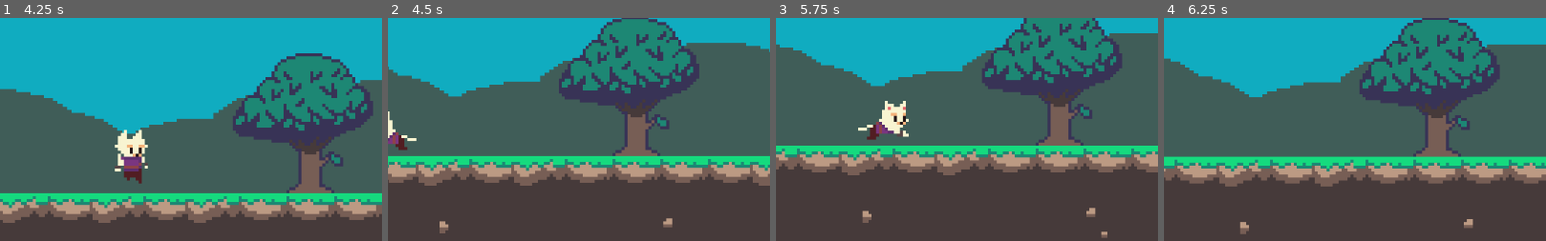
Above: before the commit, frames 1-4 (left to right).
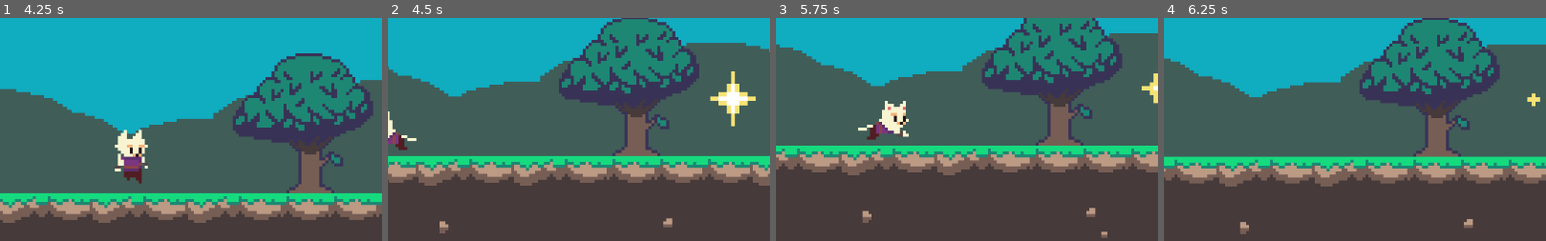
Above: after the commit, the same moments.

Repository: MaximoYT201/Game
Game: Godot game, scene res://Scenes/Mundo1.tscn
Same seed, same stepped clock (60 frames per second), same inputs: the game is played once before the commit and once after it.
Inputs:
- Up to frame 1 (4.25 s): hold Shift 0.53-1.28 s; hold Right 0.53-2.03 s; tap Space at 0.77, 1.52, 3.02, 3.77 s; tap J at 1.35, 2.85 s; hold Left 2.03-2.78 s; hold Shift 2.03-2.78 s; hold Right from 2.78 s (still down); hold Shift from 3.53 s (still down)
- Up to frame 2 (4.5 s): release Right at 4.28 s; release Shift at 4.28 s; hold Left from 4.28 s (still down); tap J at 4.35 s
- Up to frame 3 (5.75 s): tap Space at 4.52 s; release Left at 5.03 s; hold Right from 5.03 s (still down); hold Shift from 5.03 s (still down)
- Up to frame 4 (6.25 s): release Right at 5.78 s; release Shift at 5.78 s; hold Left from 5.78 s (still down); tap J at 5.85 s; tap Space at 6.02 s
The pictures show only the part of the screen within x 50-100%, y 44-94%; the shares and areas given below are measured in that part.

Frame 1 is identical in both runs. In frame 2, 1.0% of the frame differs, in the area x 84-97%, y 23-49%; in frame 3, 0.3%; in frame 4, 0.1%.

Commit message:
Objeto para activar dash

Diff:
--- /dev/null
+++ b/Scenes/ItemDash.tscn
@@ -0,0 +1,105 @@
+[gd_scene load_steps=6 format=2]
+
+[ext_resource path="res://Scrips/ItemDash.gd" type="Script" id=1]
+[ext_resource path="res://Rocky Roads/Rocky Roads/FX/shine.png" type="Texture" id=2]
+
+[sub_resource type="CircleShape2D" id=1]
+radius = 14.0357
+
+[sub_resource type="Animation" id=2]
+resource_name = "Idle"
+length = 1.2
+loop = true
+tracks/0/type = "value"
+tracks/0/path = NodePath("Sprite:hframes")
+tracks/0/interp = 1
+tracks/0/loop_wrap = true
+tracks/0/imported = false
+tracks/0/enabled = true
+tracks/0/keys = {
+"times": PoolRealArray( 0 ),
+"transitions": PoolRealArray( 1 ),
+"update": 0,
+"values": [ 5 ]
+}
+tracks/1/type = "value"
+tracks/1/path = NodePath("Sprite:texture")
+tracks/1/interp = 1
+tracks/1/loop_wrap = true
+tracks/1/imported = false
+tracks/1/enabled = true
+tracks/1/keys = {
+"times": PoolRealArray( 0 ),
+"transitions": PoolRealArray( 1 ),
+"update": 0,
+"values": [ ExtResource( 2 ) ]
+}
+tracks/2/type = "value"
+tracks/2/path = NodePath("Sprite:frame")
+tracks/2/interp = 1
+tracks/2/loop_wrap = true
+tracks/2/imported = false
+tracks/2/enabled = true
+tracks/2/keys = {
+"times": PoolRealArray( 0, 0.3, 0.6, 0.9 ),
+"transitions": PoolRealArray( 1, 1, 1, 1 ),
+"update": 1,
+"values": [ 0, 1, 2, 1 ]
+}
+
+[sub_resource type="Animation" id=3]
+length = 0.001
+tracks/0/type = "value"
+tracks/0/path = NodePath("Sprite:frame")
+tracks/0/interp = 1
+tracks/0/loop_wrap = true
+tracks/0/imported = false
+tracks/0/enabled = true
+tracks/0/keys = {
+"times": PoolRealArray( 0 ),
+"transitions": PoolRealArray( 1 ),
+"update": 0,
+"values": [ 0 ]
+}
+tracks/1/type = "value"
+tracks/1/path = NodePath("Sprite:hframes")
+tracks/1/interp = 1
+tracks/1/loop_wrap = true
+tracks/1/imported = false
+tracks/1/enabled = true
+tracks/1/keys = {
+"times": PoolRealArray( 0 ),
+"transitions": PoolRealArray( 1 ),
+"update": 0,
+"values": [ 5 ]
+}
+tracks/2/type = "value"
+tracks/2/path = NodePath("Sprite:texture")
+tracks/2/interp = 1
+tracks/2/loop_wrap = true
+tracks/2/imported = false
+tracks/2/enabled = true
+tracks/2/keys = {
+"times": PoolRealArray( 0 ),
+"transitions": PoolRealArray( 1 ),
+"update": 0,
+"values": [ ExtResource( 2 ) ]
+}
+
+[node name="ItemDash" type="Area2D"]
+script = ExtResource( 1 )
+
+[node name="Sprite" type="Sprite" parent="."]
+position = Vector2( 1, -1 )
+scale = Vector2( 1.375, 1.4375 )
+texture = ExtResource( 2 )
+hframes = 5
+
+[node name="CollisionShape2D" type="CollisionShape2D" parent="."]
+shape = SubResource( 1 )
+
+[node name="AnimationPlayer" type="AnimationPlayer" parent="."]
+anims/Idle = SubResource( 2 )
+anims/RESET = SubResource( 3 )
+
+[connection signal="body_entered" from="." to="." method="_on_ItemDash_body_entered"]
--- a/Scenes/Mundo1.tscn
+++ b/Scenes/Mundo1.tscn
@@ -7,6 +7,7 @@
 [ext_resource path="res://Rocky Roads/Rocky Roads/Deco/clouds.png" type="Texture" id=5]
 [ext_resource path="res://Rocky Roads/Rocky Roads/Deco/tree.png" type="Texture" id=6]
 [ext_resource path="res://Scrips/Player.gd" type="Script" id=7]
+[ext_resource path="res://Scenes/ItemDash.tscn" type="PackedScene" id=8]
 
 [sub_resource type="ConvexPolygonShape2D" id=1]
 points = PoolVector2Array( 0, 0, 16, 0, 16, 16, 0, 16 )
@@ -272,3 +273,6 @@
 zoom = Vector2( 0.25, 0.25 )
 smoothing_enabled = true
 smoothing_speed = 3.0
+
+[node name="ItemDash" parent="TileMap" instance=ExtResource( 8 )]
+position = Vector2( 506, 61 )
--- /dev/null
+++ b/Scrips/ItemDash.gd
@@ -0,0 +1,18 @@
+extends Area2D
+
+# Referencia al nodo de animación
+onready var anim_player = $AnimationPlayer
+
+func _ready():
+	# Esto asegura que la animación "Idle" o "Flotar" comience sola
+	# Cambia "Idle" por el nombre exacto que le pusiste a tu animación
+	if anim_player.has_animation("Idle"):
+		anim_player.play("Idle")
+
+func _on_ItemDash_body_entered(body):
+	# Verificamos si lo que entró es tu jugador
+	if body.name == "KinematicBody2D":
+		body.tiene_dash = true
+		print("¡Dash desbloqueado!")
+		queue_free()
+		queue_free()
Not shown: 1 places in Scenes/Mundo1.tscn that only renumber resources
